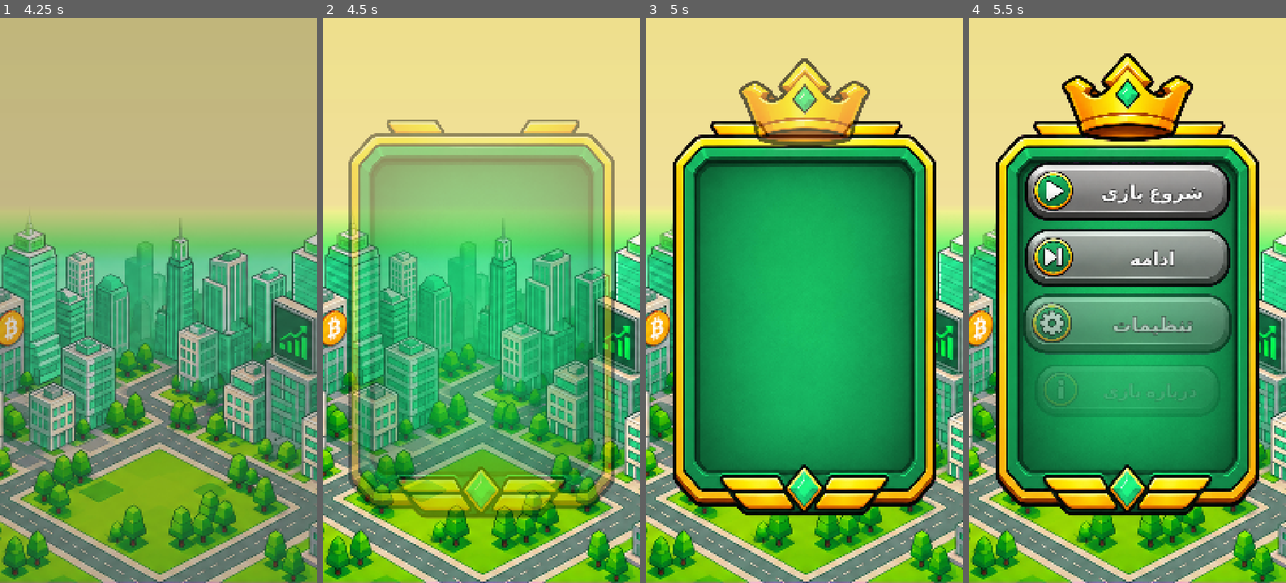
Above: before the commit, frames 1-4 (left to right).
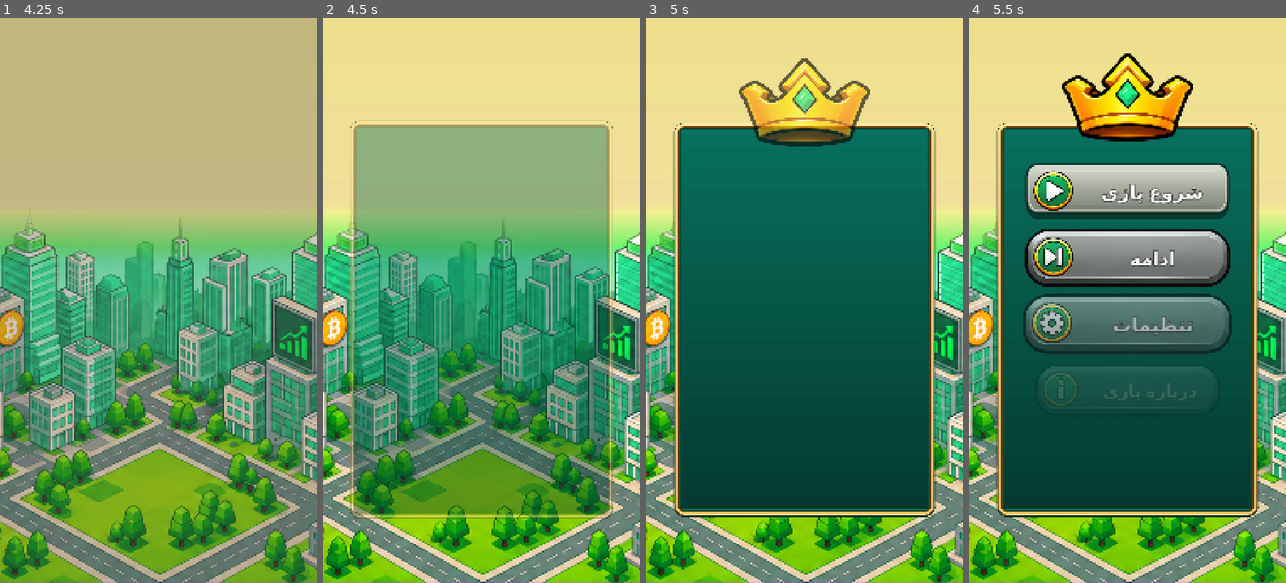
Above: after the commit, the same moments.

Repository: shecair/cryptonomics-tycoon
Game: Godot game, scene res://scenes/loading_screen.tscn
Two runs of this game, one before a commit and one after it. Both use one fixed random seed, a clock stepped at 60 frames per second and the inputs below.
Inputs (mouse positions are in pixels of both pictures, inside the frame that each line leads up to):
- Up to frame 1 (4.25 s): move the mouse to (228, 272) at 0.52 s; click (228, 272) at 0.67 s; drag from (95, 328) to (142, 413) at 1.27 s; move the mouse to (190, 176) at 2.02 s; click (190, 176) at 2.17 s; drag from (142, 413) to (63, 215) at 2.77 s; move the mouse to (253, 385) at 3.52 s; click (253, 385) at 3.67 s
- Up to frame 2 (4.5 s): drag from (386, 215) to (433, 159) at 4.27 s
- Up to frame 3 (5 s): no input
- Up to frame 4 (5.5 s): move the mouse to (1143, 300) at 5.02 s; click (1143, 300) at 5.17 s

Frame 1 is identical in both runs. In frame 2, 41% of the frame differs, in the area x 8-92%, y 18-89%; in frame 3, 56%; in frame 4, 46%.
Error after the commit: Parse Error: Preload file "res://assets/ui/fonts/RobotoMono/RobotoMono.ttf" does not exist. (res://scripts/ui/game_ui.gd:6)

Commit message:
polish: apply shared visual identity to main menu without changing navigation

Diff:
--- a/scripts/main_menu.gd
+++ b/scripts/main_menu.gd
@@ -1,4 +1,6 @@
 extends Control
+
+const UI = preload("res://scripts/ui/game_ui.gd")
 
 const SETTINGS_PATH = "user://settings.cfg"
 const SAVE_PATH = "user://savegame.json"
@@ -34,6 +36,7 @@
 
 func _ready() -> void:
 	menu_buttons = [start_button, continue_button, settings_button, about_button, exit_button]
+	apply_menu_art()
 	language_option.clear()
 	language_option.add_item("English", 0)
 	language_option.add_item("فارسی", 1)
@@ -61,6 +64,35 @@
 	await get_tree().process_frame
 	await play_intro_animation()
 
+func apply_menu_art() -> void:
+	var frame := $MenuPanel/PanelFrame as TextureRect
+	var patch := NinePatchRect.new()
+	patch.texture = preload("res://assets/ui/panels/panel_main.png")
+	patch.patch_margin_left = 48
+	patch.patch_margin_right = 48
+	patch.patch_margin_top = 48
+	patch.patch_margin_bottom = 48
+	patch.mouse_filter = Control.MOUSE_FILTER_IGNORE
+	menu_panel.add_child(patch)
+	menu_panel.move_child(patch, frame.get_index())
+	patch.set_anchors_and_offsets_preset(Control.PRESET_FULL_RECT)
+	frame.hide()
+	var families := ["primary", "upgrade", "management", "information", "danger"]
+	for i in range(menu_buttons.size()):
+		var button := menu_buttons[i]
+		var path := "res://assets/ui/buttons/%s/" % families[i]
+		button.texture_normal = load(path + "normal.svg") as Texture2D
+		button.texture_hover = button.texture_normal
+		button.texture_pressed = load(path + "pressed.svg") as Texture2D
+		button.texture_disabled = load(path + "disabled.svg") as Texture2D
+		var label := button.get_child(1) as Label
+		label.mouse_filter = Control.MOUSE_FILTER_IGNORE
+		label.add_theme_font_override("font", UI.bold_persian())
+		label.add_theme_font_size_override("font_size", 56)
+		label.add_theme_constant_override("outline_size", 3)
+		label.add_theme_color_override("font_color", Color("#092E26") if i < 2 else Color("#F9F5E7"))
+		label.add_theme_color_override("font_outline_color", Color("#FFE5B4") if i < 2 else Color("#092E26"))
+
 func play_intro_animation() -> void:
 	menu_panel.pivot_offset = menu_panel.size / 2.0
 	menu_panel.scale = Vector2(0.75, 0.75)
@@ -88,6 +120,10 @@
 	for button in menu_buttons:
 		button.disabled = false
 	continue_button.disabled = read_save().is_empty()
+	if continue_button.disabled:
+		var label := continue_button.get_child(1) as Label
+		label.text = tr_menu("No saved game", "بازی ذخیره نشده")
+		label.add_theme_font_size_override("font_size", 40)
 	animation_finished = true
 
 func _on_button_down(button: TextureButton) -> void:
@@ -189,6 +225,10 @@
 	for i in range(menu_buttons.size()):
 		var label = menu_buttons[i].get_child(1) as Label
 		label.text = tr_menu(en[i], fa[i])
+		label.add_theme_font_override("font", UI.bold_persian() if language == "fa" else UI.weighted_font(UI.ENGLISH, 700))
+		if i == 1 and read_save().is_empty():
+			label.text = tr_menu("No saved game", "بازی ذخیره نشده")
+			label.add_theme_font_size_override("font_size", 40)
 		label.text_direction = Control.TEXT_DIRECTION_RTL if language == "fa" else Control.TEXT_DIRECTION_LTR
 	exit_dialog.title = tr_menu("Exit Game", "خروج از بازی")
 	exit_dialog.dialog_text = tr_menu("Are you sure you want to exit the game?", "آیا می‌خواهید از بازی خارج شوید؟")
@@ -222,10 +262,11 @@
 
 func setup_dialog_theme() -> void:
 	var dialog_theme  = Theme.new()
+	dialog_theme.default_font = UI.PERSIAN
 	dialog_theme.default_font_size = 32
 	var panel = StyleBoxFlat.new()
-	panel.bg_color = Color("16444e")
-	panel.border_color = Color("c7a45c")
+	panel.bg_color = Color("#075440")
+	panel.border_color = Color("#E9AD32")
 	panel.set_border_width_all(3)
 	panel.set_corner_radius_all(18)
 	panel.content_margin_left = 24
@@ -236,9 +277,9 @@
 	dialog_theme.set_color("title_color", "Window", Color("e9c77c"))
 	dialog_theme.set_font_size("title_font_size", "Window", 32)
 	var normal = panel.duplicate() as StyleBoxFlat
-	normal.bg_color = Color("21606a")
+	normal.bg_color = Color("#087F69")
 	var hover = normal.duplicate() as StyleBoxFlat
-	hover.bg_color = Color("327681")
+	hover.bg_color = Color("#159B80")
 	for kind in ["Button", "OptionButton"]:
 		dialog_theme.set_stylebox("normal", kind, normal)
 		dialog_theme.set_stylebox("hover", kind, hover)
